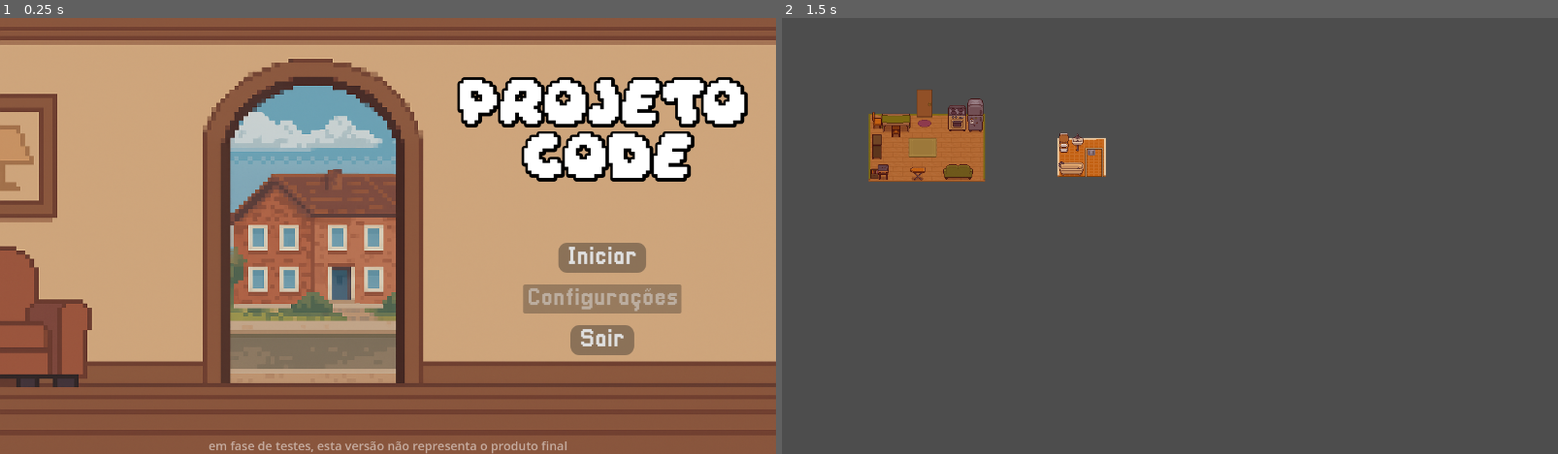
Above: before the commit, frames 1-2 (left to right).
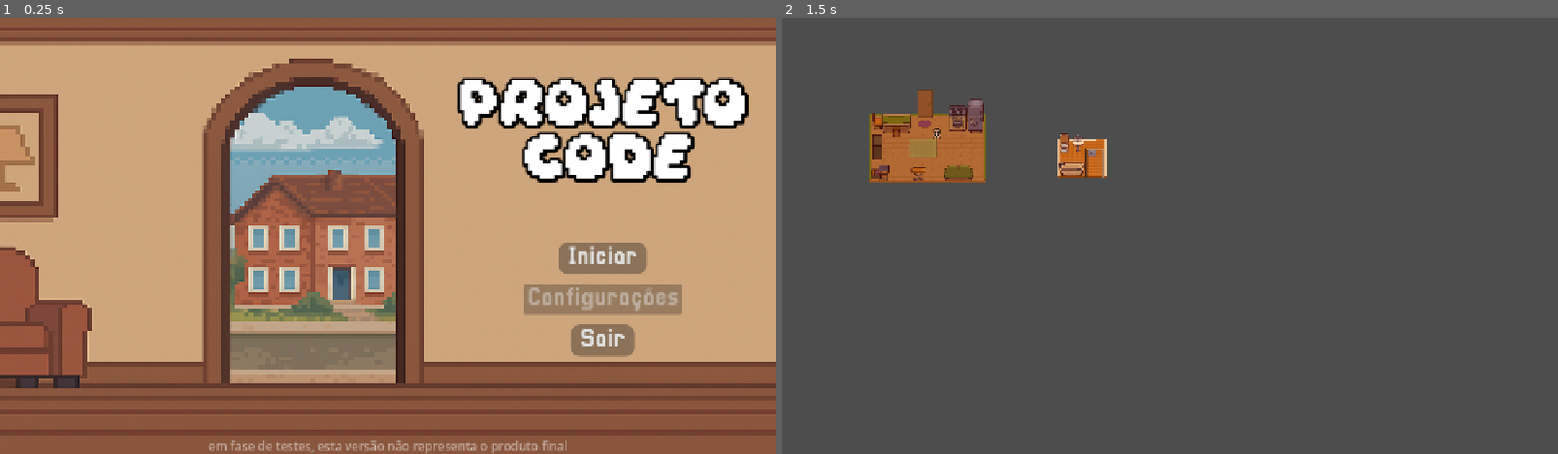
Above: after the commit, the same moments.

Repository: ggxrc/projeto-code
Game: Godot game, scene res://scenes/orquestrator/Orquestrador.tscn
Same seed, same stepped clock (60 frames per second), same inputs: the game is played once before the commit and once after it.
Inputs:
- Up to frame 1 (0.25 s): no input
- Up to frame 2 (1.5 s): click "Iniciar" at 0.5 s; tap Enter at 1.25 s

The runs differ from the first frame. In frame 1, 5.5% of the frame differs, in the area x 0-100%, y 2-100%; in frame 2, 0.7%.

Commit message:
criação do actor "player" e outras mudanças
- o player não tem input
- câmera adicionada, mas em estado inativo

Diff:
--- a/project.godot
+++ b/project.godot
@@ -20,6 +20,7 @@
 window/size/viewport_width=1280
 window/size/viewport_height=720
 window/size/mode=3
+window/stretch/mode="canvas_items"
 window/stretch/aspect="expand"
 window/handheld/orientation=4
 
@@ -34,6 +35,13 @@
 "res://cenas/": "green"
 }
 
+[layer_names]
+
+2d_physics/layer_1="player"
+2d_physics/layer_2="npc"
+2d_physics/layer_3="world"
+2d_physics/layer_4="furniture"
+
 [rendering]
 
 renderer/rendering_method="gl_compatibility"
--- /dev/null
+++ b/scenes/actors/player.tscn
@@ -0,0 +1,47 @@
+[gd_scene load_steps=6 format=3 uid="uid://cbdw2mmnv7a53"]
+
+[ext_resource type="Texture2D" uid="uid://ii3dqeb588sd" path="res://assets/character sprites/top-down characters 16x16/Blank Top Down 16x16 Character Template.png" id="1_15tap"]
+
+[sub_resource type="AtlasTexture" id="AtlasTexture_ru62r"]
+atlas = ExtResource("1_15tap")
+region = Rect2(0, 0, 16, 16)
+
+[sub_resource type="AtlasTexture" id="AtlasTexture_ktjr4"]
+atlas = ExtResource("1_15tap")
+region = Rect2(0, 112, 16, 16)
+
+[sub_resource type="SpriteFrames" id="SpriteFrames_7wueq"]
+animations = [{
+"frames": [],
+"loop": true,
+"name": &"default",
+"speed": 5.0
+}, {
+"frames": [{
+"duration": 2.0,
+"texture": SubResource("AtlasTexture_ru62r")
+}, {
+"duration": 0.3,
+"texture": SubResource("AtlasTexture_ktjr4")
+}],
+"loop": true,
+"name": &"idle",
+"speed": 2.0
+}]
+
+[sub_resource type="RectangleShape2D" id="RectangleShape2D_15tap"]
+size = Vector2(12, 14)
+
+[node name="Player" type="CharacterBody2D"]
+
+[node name="Sprite2D" type="AnimatedSprite2D" parent="."]
+sprite_frames = SubResource("SpriteFrames_7wueq")
+animation = &"idle"
+frame_progress = 0.896582
+
+[node name="CollisionShape2D" type="CollisionShape2D" parent="."]
+shape = SubResource("RectangleShape2D_15tap")
+
+[node name="Camera2D" type="Camera2D" parent="."]
+enabled = false
+zoom = Vector2(2, 2)
--- a/scenes/prologue/prologue.tscn
+++ b/scenes/prologue/prologue.tscn
@@ -1,10 +1,11 @@
-[gd_scene load_steps=16 format=4 uid="uid://b56m6q8lb21x4"]
+[gd_scene load_steps=17 format=4 uid="uid://b56m6q8lb21x4"]
 
 [ext_resource type="Texture2D" uid="uid://bjtsh63edrkb5" path="res://assets/Top-Down_Retro_Interior/TopDownHouse_FloorsAndWalls.png" id="1_3cuhw"]
 [ext_resource type="Texture2D" uid="uid://bpe0l4u2evctd" path="res://assets/Top-Down_Retro_Interior/TopDownHouse_FurnitureState1.png" id="2_50cnf"]
 [ext_resource type="Texture2D" uid="uid://3uifcabe7tf5" path="res://assets/Top-Down_Retro_Interior/TopDownHouse_FloorsAndWalls_OpenDoors.png" id="2_loiah"]
 [ext_resource type="Texture2D" uid="uid://dioe7o4s5oekm" path="res://assets/Top-Down_Retro_Interior/TopDownHouse_FurnitureState2.png" id="3_loiah"]
 [ext_resource type="Texture2D" uid="uid://bbj5wlforamuk" path="res://assets/Top-Down_Retro_Interior/TopDownHouse_DoorsAndWindows.png" id="4_gfsru"]
+[ext_resource type="PackedScene" uid="uid://cbdw2mmnv7a53" path="res://scenes/actors/player.tscn" id="6_gfsru"]
 
 [sub_resource type="TileSetAtlasSource" id="TileSetAtlasSource_k4kb1"]
 texture = ExtResource("2_50cnf")
@@ -1271,7 +1272,6 @@
 [node name="Floor" type="TileMapLayer" parent="Quarto_Casa"]
 tile_map_data = PackedByteArray("AAAAAP3/AAACAAYAAAAAAP7/AAACAAYAAAAAAP//AAACAAYAAAABAP3/AAADAAYAAAABAP7/AAADAAYAAAABAP …(1264 unchanged characters)…
 tile_set = SubResource("TileSet_tix82")
-collision_enabled = false
 
 [node name="Floor2" type="TileMapLayer" parent="Quarto_Casa"]
 tile_map_data = PackedByteArray("AAAAAP3/AAACAAYAAAAAAP7/AAACAAYAAAAAAP//AAACAAYAAAABAP3/AAADAAYAAAABAP7/AAADAAYAAAABAP …(1264 unchanged characters)…
@@ -1338,3 +1338,7 @@
 position = Vector2(-110, 30)
 tile_map_data = PackedByteArray("AAD/////AAALABAAAAD//wAAAAALABEAAAAAAP//AAAMABAAAAAAAAAAAAAMABEAAAA=")
 tile_set = SubResource("TileSet_e24q1")
+
+[node name="Player" parent="." instance=ExtResource("6_gfsru")]
+position = Vector2(-472.066, -138.961)
+collision_mask = 14
Renamed: assets/Sprits_personagens/Sprite prota.ase -> assets/character sprites/Sprite prota.ase
Renamed: assets/Sprits_personagens/Sprite prota.png -> assets/character sprites/Sprite prota.png
Not shown, added: assets/character sprites/Sprite prota.png.import
Renamed: assets/Sprits_personagens/Sprits Base.ase -> assets/character sprites/Sprits Base.ase
Renamed: assets/Sprits_personagens/Sprits Velha.ase -> assets/character sprites/Sprits Velha.ase
Renamed: assets/Sprits_personagens/Sprits mario.ase -> assets/character sprites/Sprits mario.ase
Renamed: assets/Sprits_personagens/Sprits mario.png -> assets/character sprites/Sprits mario.png
Not shown, changed: assets/character sprites/Sprits mario.png.import
Binary file added: assets/character sprites/top-down characters 16x16/Blank Top Down 16x16 Character Template.png
Not shown, changed: assets/character sprites/top-down characters 16x16/Blank Top Down 16x16 Character Template.png.import
